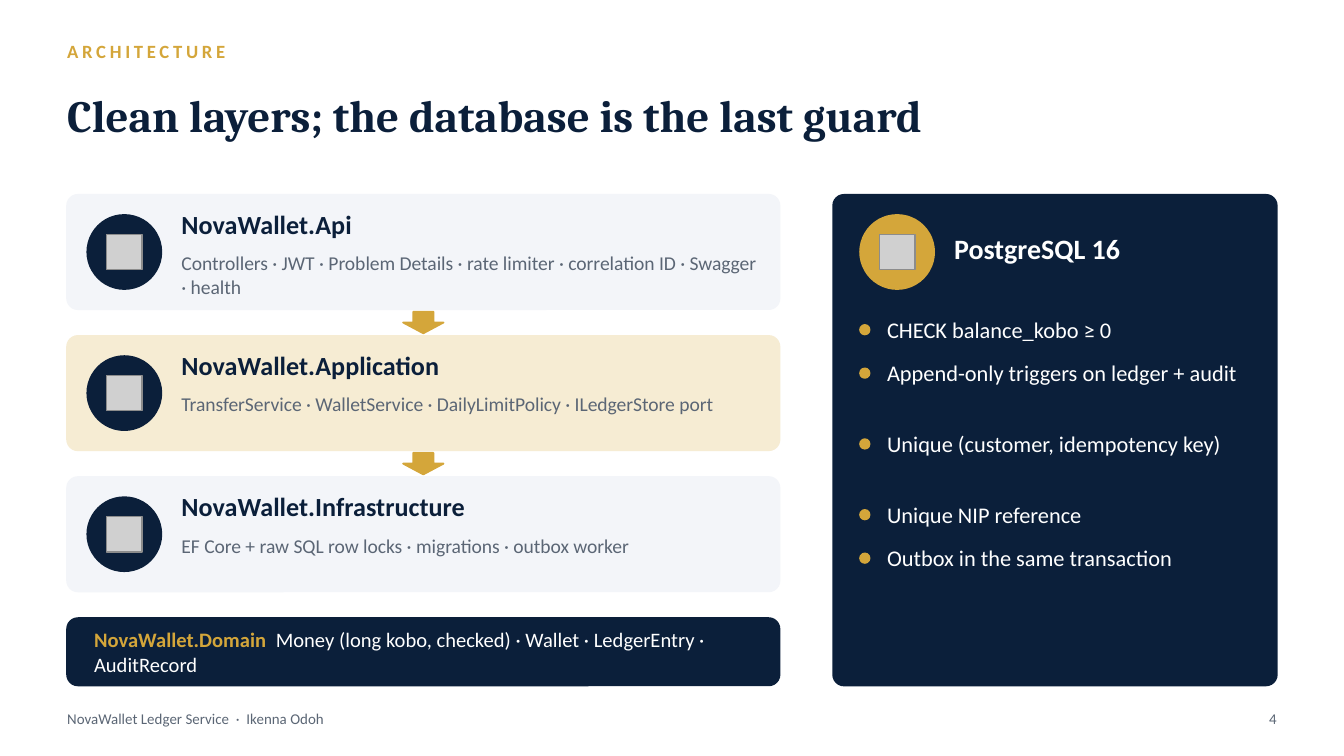
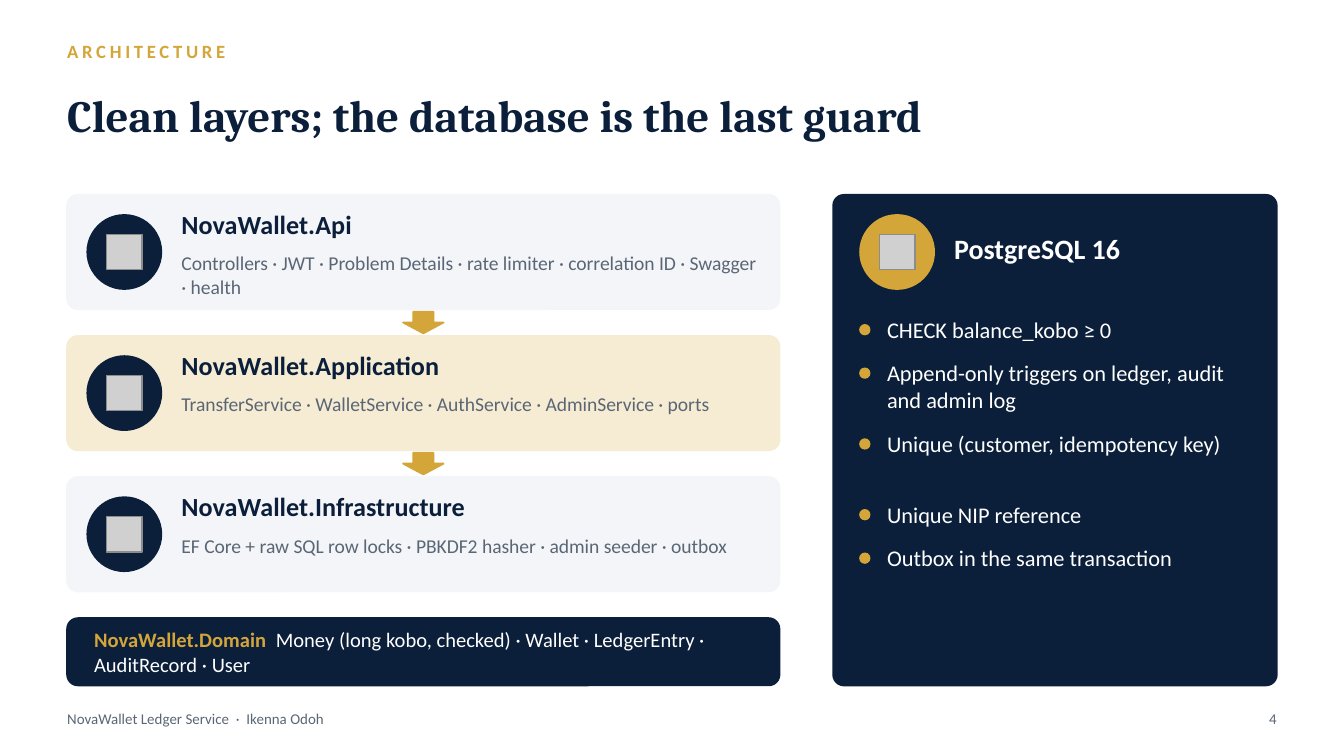
Before and after one commit to ikenna042/novawallet, a slide deck: slide 4 of docs/Ikenna_Odoh_NovaWallet_Case_Study.pptx. Drawn at 1344x756 pixels with LibreOffice and Linux fonts; fonts in the diff are those of the drawing; grey boxes stand for pictures. Boxes give left, top, right and bottom in pixels: in the first picture for what was removed or moved away, otherwise in the second. Text is boxed around its words. In the diff, an @@ line names an element or a change of style, - is before the commit and + after.

```diff
--- a/docs/Ikenna_Odoh_NovaWallet_Case_Study.pptx
+++ b/docs/Ikenna_Odoh_NovaWallet_Case_Study.pptx
@@ text at <box>887,365,1224,412</box>: text changed @@
-Append-only triggers on ledger + audit
+Append-only triggers on ledger, audit and admin log
@@ text at <box>181,397,709,414</box>: text changed @@
-TransferService · WalletService · DailyLimitPolicy · ILedgerStore port
+TransferService · WalletService · AuthService · AdminService · ports
@@ text at <box>181,539,727,556</box>: text changed @@
-EF Core + raw SQL row locks · migrations · outbox worker
+EF Core + raw SQL row locks · PBKDF2 hasher · admin seeder · outbox
@@ text at <box>94,632,695,672</box>: text changed @@
-NovaWallet.Domain Money (long kobo, checked) · Wallet · LedgerEntry · AuditRecord
+NovaWallet.Domain Money (long kobo, checked) · Wallet · LedgerEntry · AuditRecord · User
```
Also in this commit, not shown: 5 other slides changed, 1 slide added, 48 other files.
